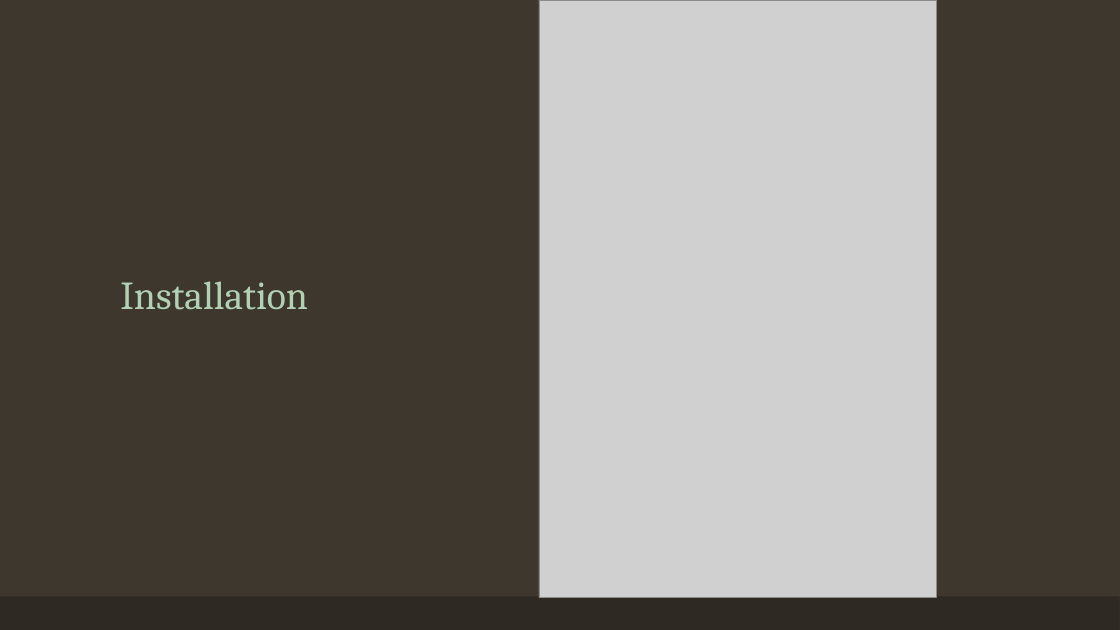
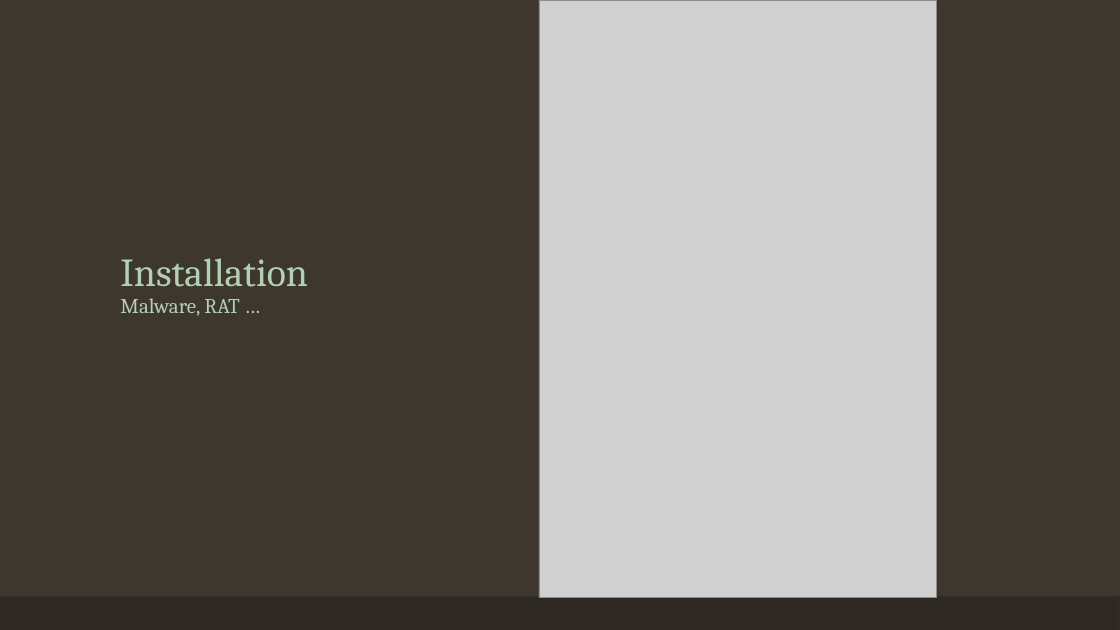
Before and after one commit to PeterWalker-Inc/ransomware, a slide deck: slide 10 of Ransomware.pptx. Drawn at 1120x630 pixels with LibreOffice and Linux fonts; fonts in the diff are those of the drawing; grey boxes stand for pictures. Boxes give left, top, right and bottom in pixels: in the first picture for what was removed or moved away, otherwise in the second. Text is boxed around its words. In the diff, an @@ line names an element or a change of style, - is before the commit and + after.

```diff
--- a/Ransomware.pptx
+++ b/Ransomware.pptx
@@ title at (x1=120, y1=258, x2=308, y2=316): text changed @@
-Installation
+Installation
+Malware, RAT …
```
Also in this commit, not shown: 8 other slides changed, 7 other files.
